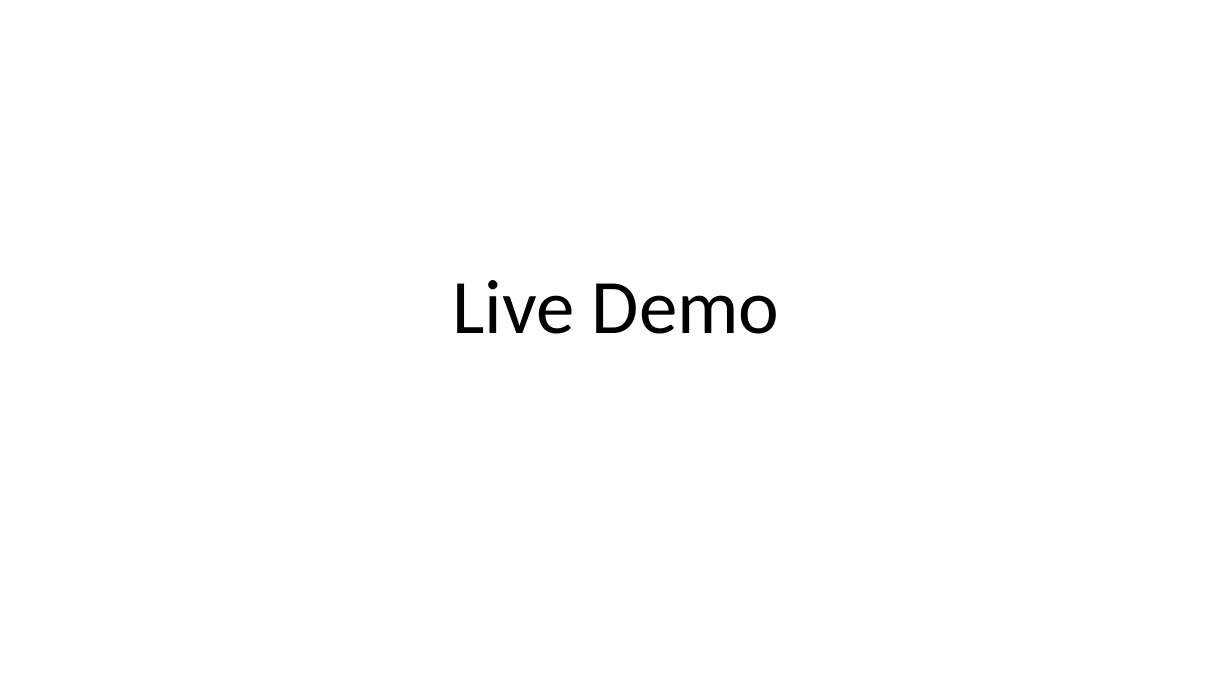
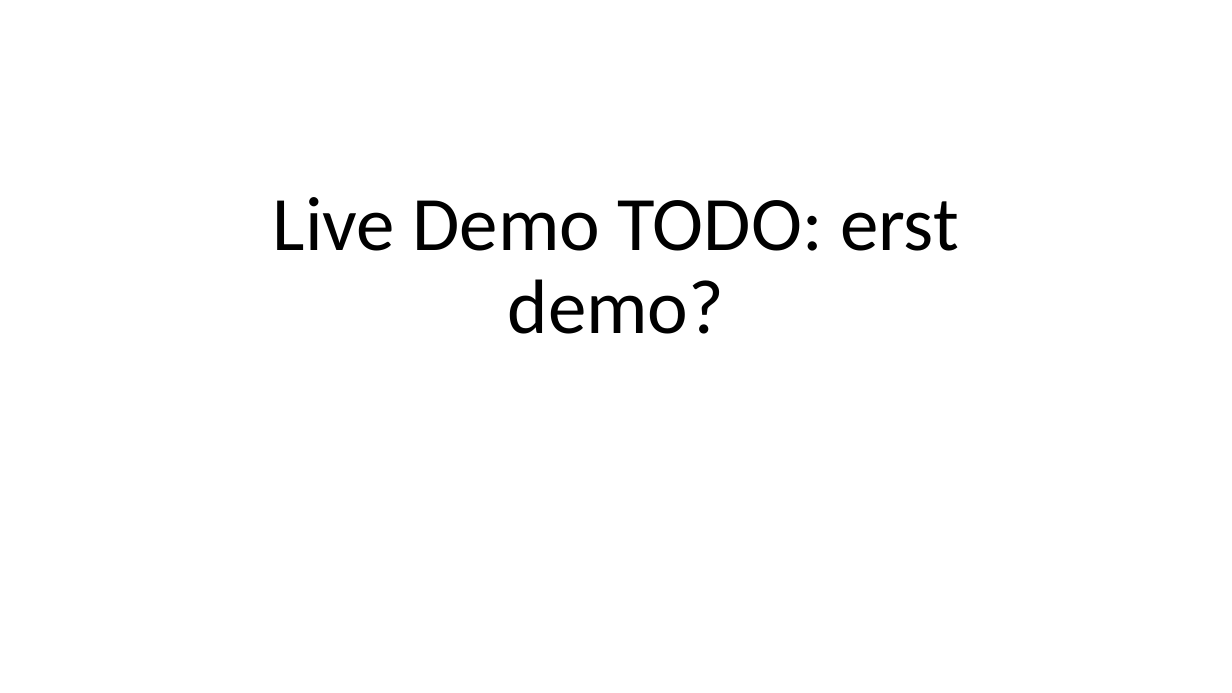
Before and after one commit to mathiasmoeller/LinkedMovieApp, a slide deck: slide 2 of Linked Movie Exploration Graph.pptx (slide 6 before the commit). Drawn at 1232x693 pixels with LibreOffice and Linux fonts; fonts in the diff are those of the drawing; background and template pictures are left out. Boxes give left, top, right and bottom in pixels: in the first picture for what was removed or moved away, otherwise in the second. Text is boxed around its words. In the diff, an @@ line names an element or a change of style, - is before the commit and + after.

```diff
--- a/Linked Movie Exploration Graph.pptx
+++ b/Linked Movie Exploration Graph.pptx
@@ title at (273, 197, 959, 334): text changed @@
-Live Demo
+Live Demo TODO: erst demo?
```
Also in this commit, not shown: 5 other slides changed.
